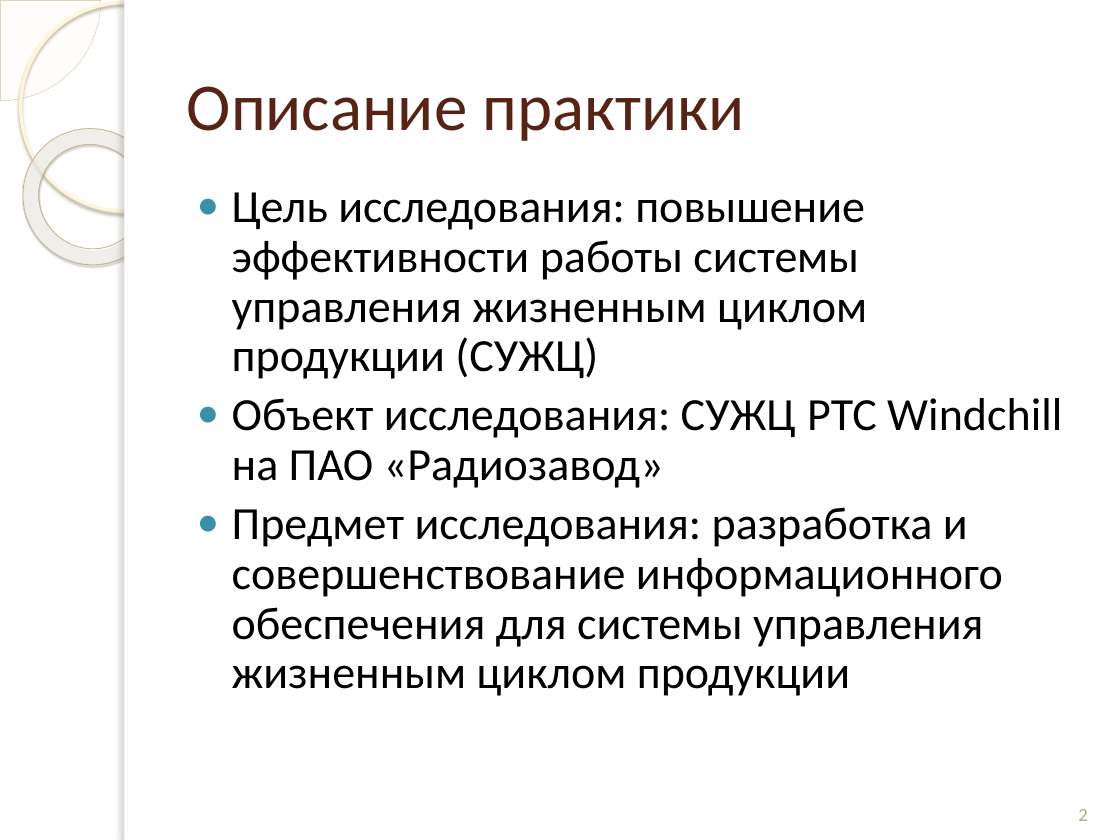
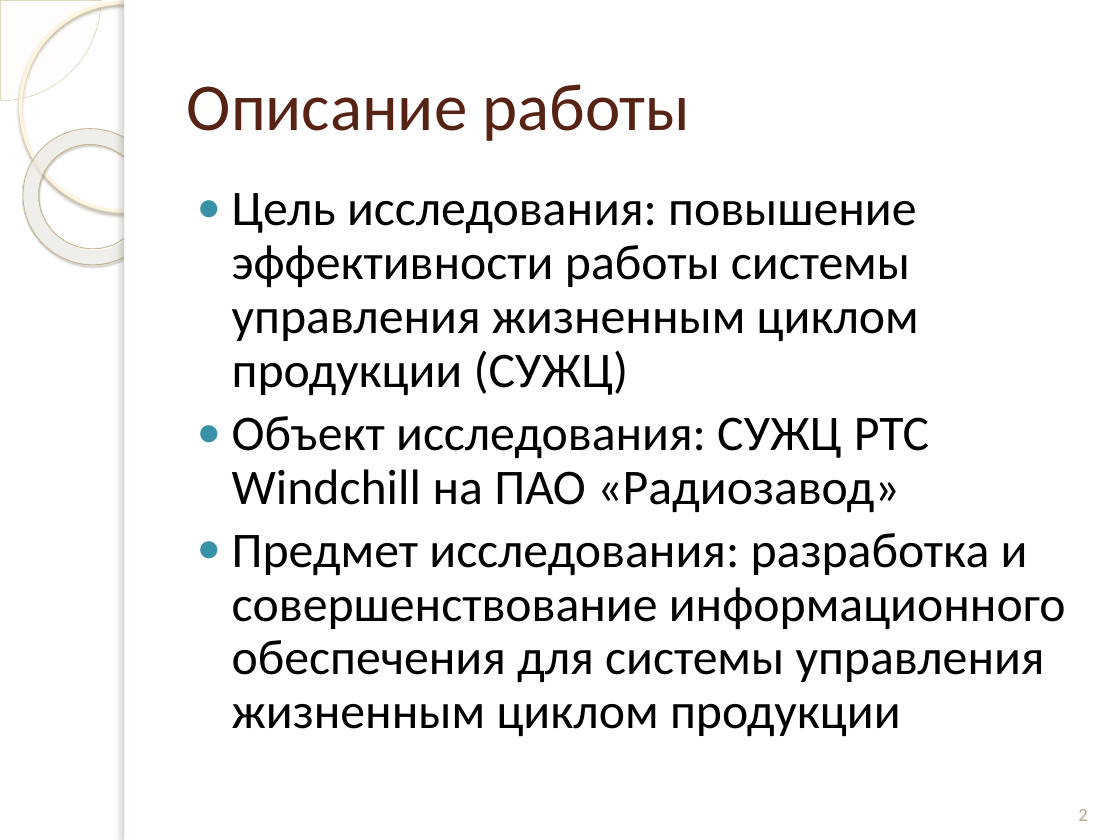
Before and after one commit to andreytemn/university, a slide deck: slide 2 of diplom/Темников презентация к диплому.pptx. Drawn at 1120x840 pixels with LibreOffice and Linux fonts; fonts in the diff are those of the drawing; background and template pictures are left out. Boxes give left, top, right and bottom in pixels: in the first picture for what was removed or moved away, otherwise in the second. Text is boxed around its words. In the diff, an @@ line names an element or a change of style, - is before the commit and + after.

```diff
--- a/diplom/Темников презентация к диплому.pptx
+++ b/diplom/Темников презентация к диплому.pptx
@@ title at [187, 84, 690, 141]: text changed @@
-Описание практики
+Описание работы
@@ text "Цель исследования: повышение эффективности работы ..." at [232, 193, 1066, 737]: size 29.6 to 32 pt @@
```
Also in this commit, not shown: 2 other slides changed, 1 other file.
